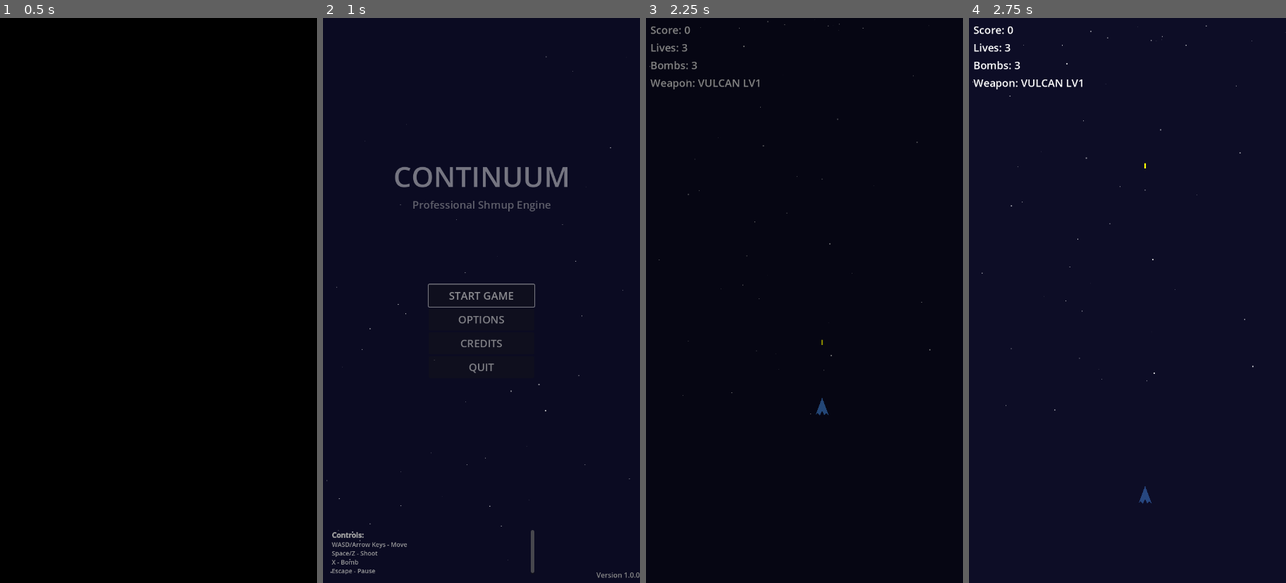
Above: before the commit, frames 1-4 (left to right).
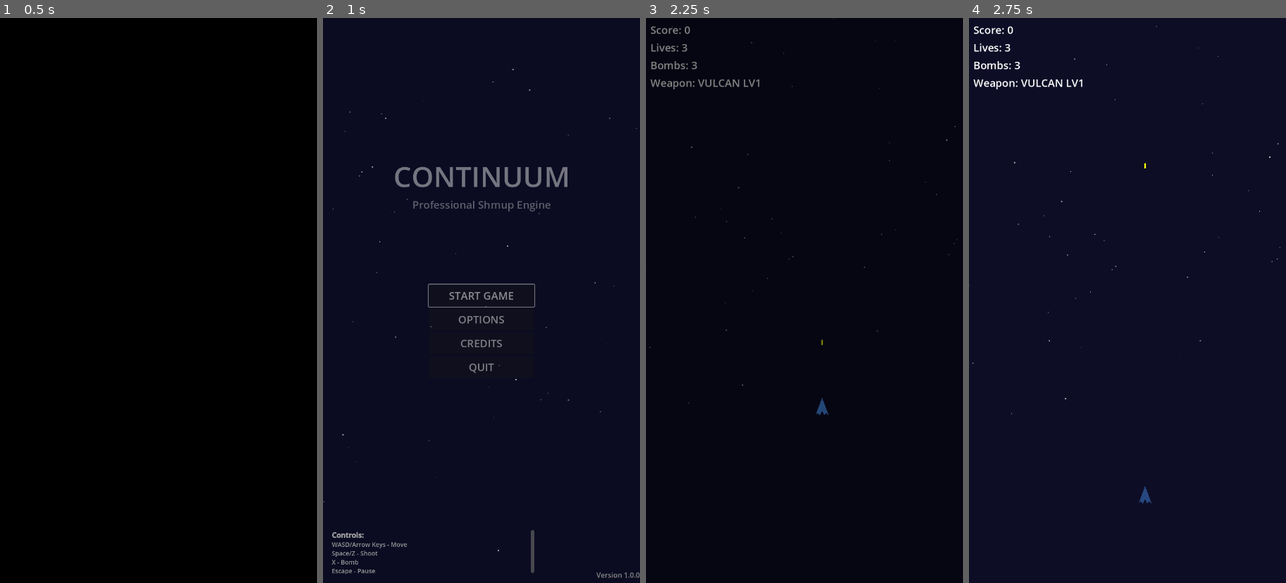
Above: after the commit, the same moments.

Repository: stphung/continuum
Game: Godot game, scene res://scenes/main/Main.tscn
The game is run twice, just before and just after one commit, with the same random seed, the same clock (stepped at 60 frames per second) and the same inputs.
Inputs (mouse positions are in pixels of both pictures, inside the frame that each line leads up to):
- Up to frame 1 (0.5 s): no input
- Up to frame 2 (1 s): tap Enter (ui_accept) at 0.5, 0.77 s; move the mouse to (551, 272) at 0.52 s; hold D (move_right) from 0.53 s (still down); hold X (bomb) from 0.53 s (still down)
- Up to frame 3 (2.25 s): release D (move_right) at 1.25 s; release X (bomb) at 1.25 s; click "START GAME" at 1.25 s; tap Enter (ui_accept) at 2 s; move the mouse to (741, 328) at 2.02 s; hold S (move_down) from 2.03 s (still down); tap Space (shoot) at 2.1 s
- Up to frame 4 (2.75 s): keep holding S (move_down); tap Enter (ui_accept) at 2.27 s

Frame 1 is identical in both runs. In frame 2, less than 0.1% of the frame differs, in the area x 0-100%, y 6-100%; in frame 3, less than 0.1%; in frame 4, less than 0.1%, in the area x 0-99%, y 1-71%.

Commit message:
Fix starfield star distribution to cover full viewport area
- Modified set_screen_dimensions() to recreate starfield instead of just repositioning
- Added update_to_viewport_size() method to auto-detect current viewport dimensions
- Starfield now automatically adapts to viewport size changes on scene load
- Ensures stars are properly distributed across entire 720x1280 area
- Fixes issue where bottom area had no stars after viewport dimension changes

🤖 Generated with [Claude Code](https://claude.ai/code)

Co-Authored-By: Claude <noreply@anthropic.com>

Diff:
--- a/scripts/shared/StarfieldBackground.gd
+++ b/scripts/shared/StarfieldBackground.gd
@@ -29,6 +29,9 @@
 	stars_container.name = "StarsContainer"
 	add_child(stars_container)
 
+	# Auto-detect viewport dimensions if they seem incorrect
+	update_to_viewport_size()
+
 	# Initialize the starfield
 	create_starfield()
 
@@ -129,12 +132,8 @@
 	screen_width = width
 	screen_height = height
 
-	# Reposition existing stars to fit new dimensions
-	for star in stars:
-		if is_instance_valid(star):
-			# Keep stars proportionally positioned
-			star.position.x = minf(star.position.x, width)
-			star.position.y = minf(star.position.y, height)
+	# Recreate starfield to properly fill new dimensions
+	create_starfield()
 
 func add_stars(count: int):
 	"""Add additional stars to the existing starfield"""
@@ -185,6 +184,13 @@
 	"""Reset the starfield to initial state"""
 	create_starfield()
 
+func update_to_viewport_size():
+	"""Auto-detect and use current viewport dimensions"""
+	var viewport = get_viewport()
+	if viewport:
+		var viewport_size = viewport.get_visible_rect().size
+		set_screen_dimensions(viewport_size.x, viewport_size.y)
+
 # Utility methods for external control
 func get_star_count() -> int:
 	"""Get current number of stars"""
